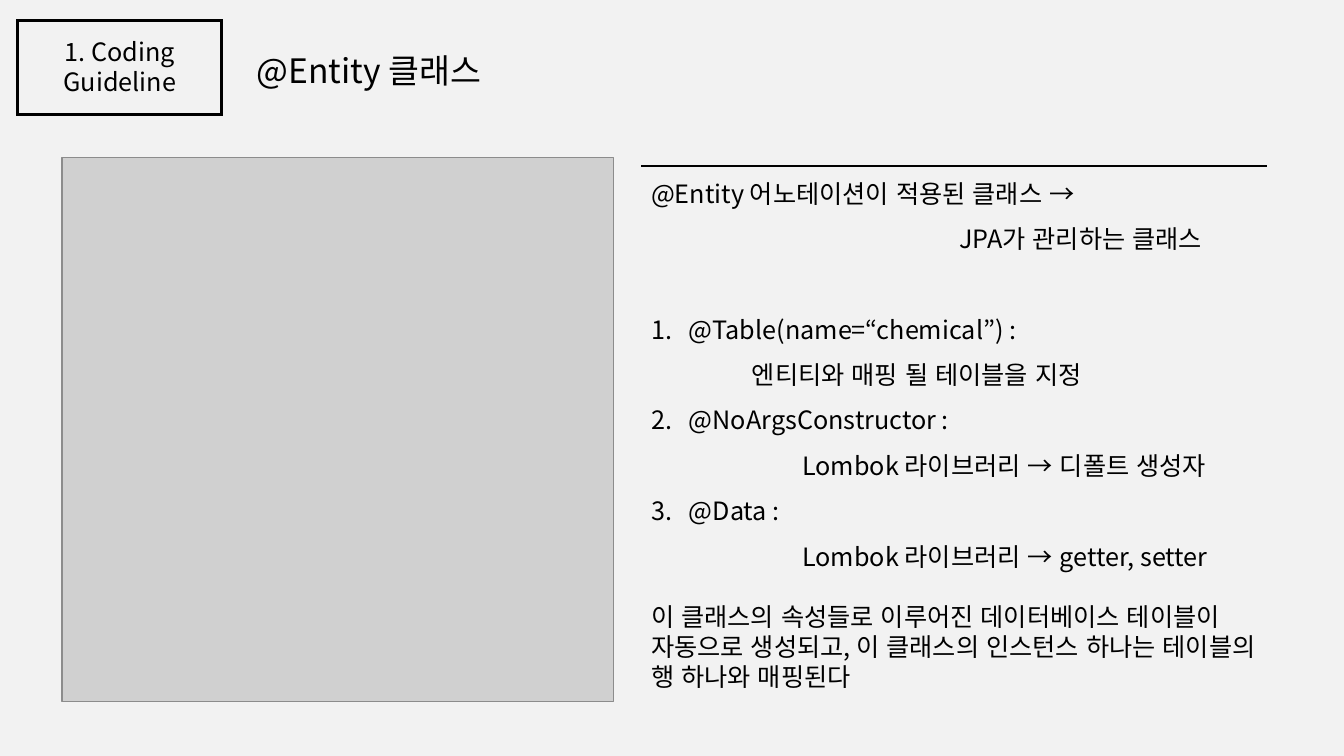
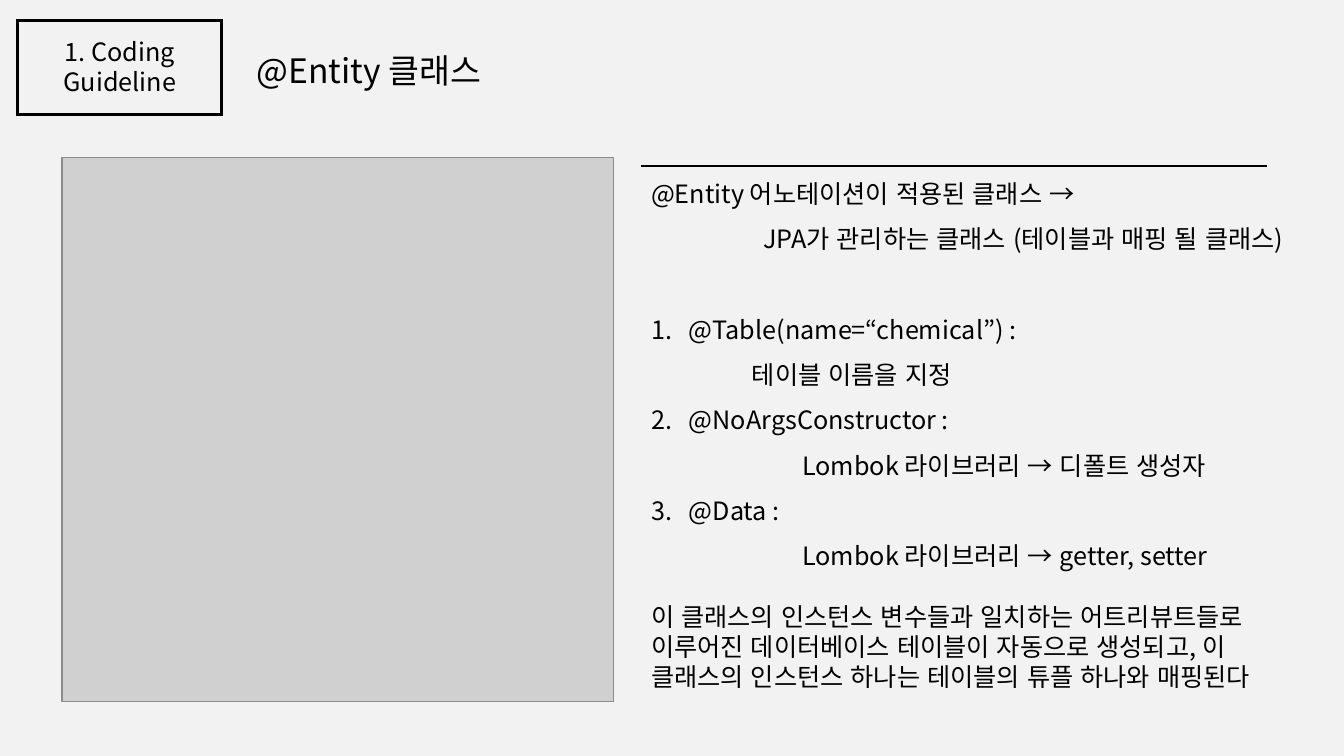
Before and after one commit to jisukim97/ChemicalManagementApplication, a slide deck: slide 6 of Document/2_Software Architect Documentation/Software Architecture Documentation 1.0.pptx (slide 5 before the commit). Drawn at 1344x756 pixels with LibreOffice and Linux fonts; fonts in the diff are those of the drawing; grey boxes stand for pictures. Boxes give left, top, right and bottom in pixels: in the first picture for what was removed or moved away, otherwise in the second. Text is boxed around its words. In the diff, an @@ line names an element or a change of style, - is before the commit and + after.

```diff
--- a/Document/2_Software Architect Documentation/Software Architecture Documentation 1.0.pptx
+++ b/Document/2_Software Architect Documentation/Software Architecture Documentation 1.0.pptx
@@ text at bbox=[763, 227, 1283, 253]: text changed @@
-JPA가 관리하는 클래스
+JPA가 관리하는 클래스 (테이블과 매핑 될 클래스)
@@ text at bbox=[752, 363, 951, 386]: text changed @@
-    엔티티와 매핑 될 테이블을 지정
+    테이블 이름을 지정
@@ text at bbox=[651, 605, 1250, 688]: text changed @@
-이 클래스의 속성들로 이루어진 데이터베이스 테이블이 자동으로 생성되고, 이 클래스의 인스턴스 하나는 테이블의 행 하나와 매핑된다
+이 클래스의 인스턴스 변수들과 일치하는 어트리뷰트들로 이루어진 데이터베이스 테이블이 자동으로 생성되고, 이 클래스의 인스턴스 하나는 테이블의 튜플 하나와 매핑된다
```
Also in this commit, not shown: 11 other slides changed, 3 slides added.
